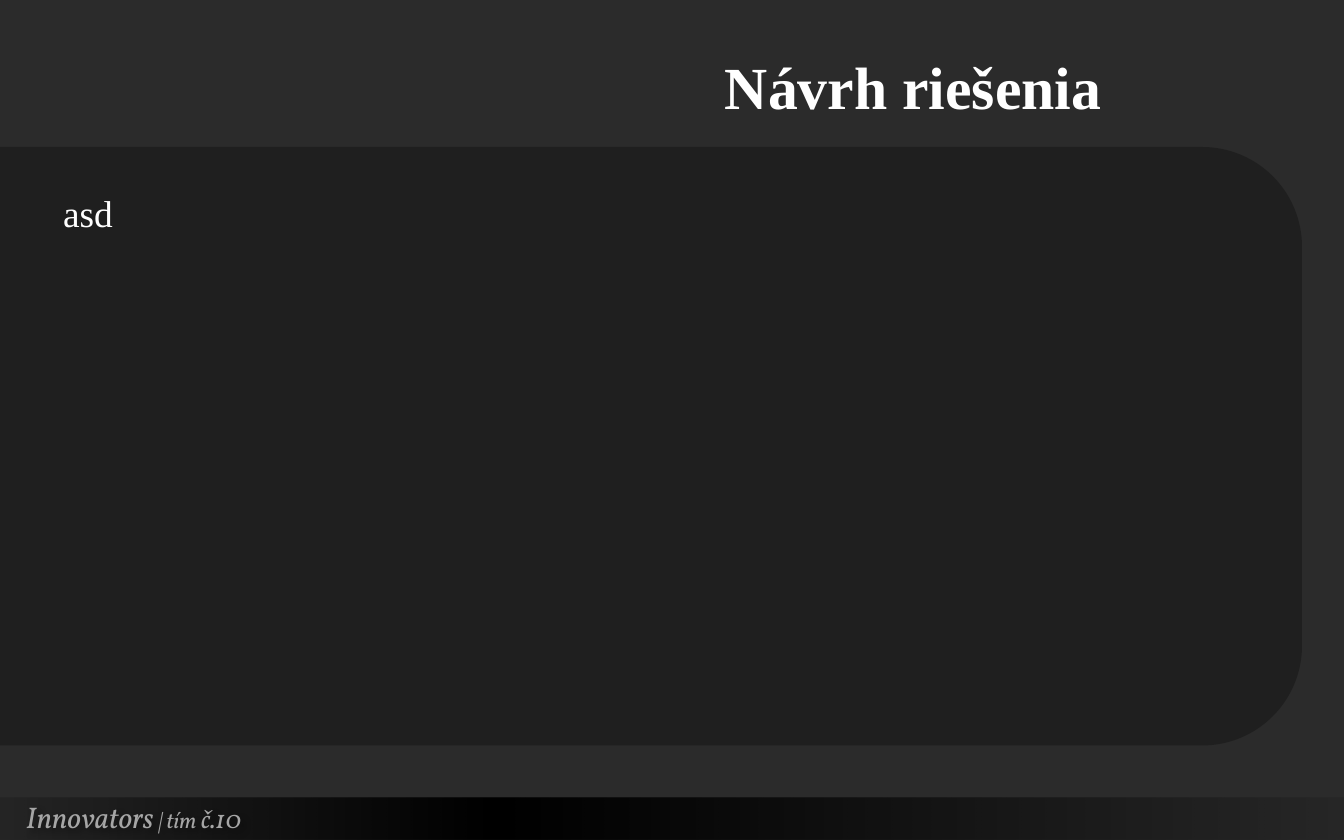
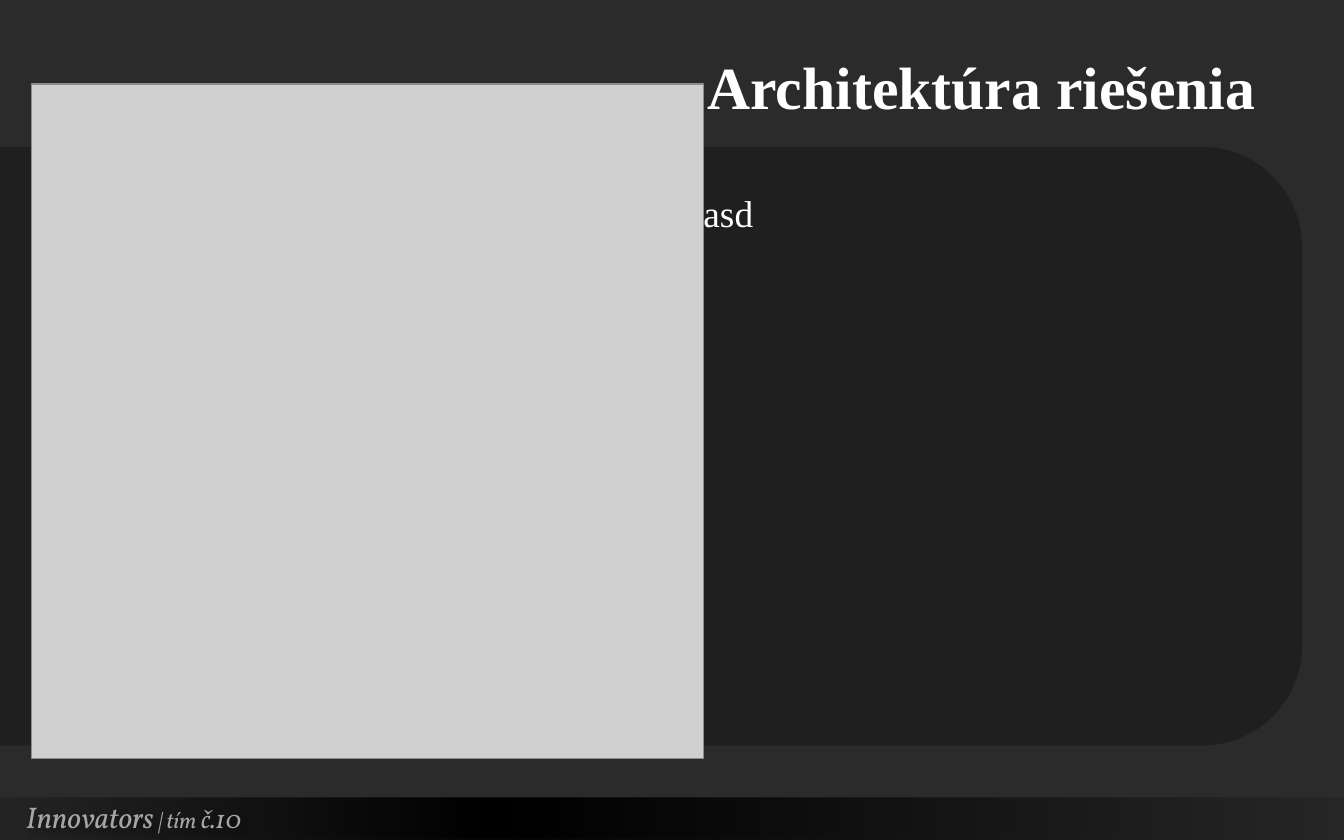
Before and after one commit to Innovators-Team10/Documentation, a slide deck: slide 9 of Dokumentacie/Ostatne/Innovators.pptx (slide 8 before the commit). Drawn at 1344x840 pixels with LibreOffice and Linux fonts; fonts in the diff are those of the drawing; grey boxes stand for pictures; background and template pictures are left out; a plain dark background stands for a picture behind light text. Boxes give left, top, right and bottom in pixels: in the first picture for what was removed or moved away, otherwise in the second. Text is boxed around its words. In the diff, an @@ line names an element or a change of style, - is before the commit and + after.

```diff
--- a/Dokumentacie/Ostatne/Innovators.pptx
+++ b/Dokumentacie/Ostatne/Innovators.pptx
@@ picture added at (x1=31, y1=83, x2=703, y2=758) @@
@@ text at (x1=707, y1=67, x2=1255, y2=110): text changed @@
-Návrh riešenia
+Architektúra riešenia
@@ text "asd" rewrapped from (x1=63, y1=201, x2=113, y2=228) to (x1=703, y1=198, x2=753, y2=234) @@
```
Also in this commit, not shown: 9 other slides changed, 2 slides added, 1 slide removed.
